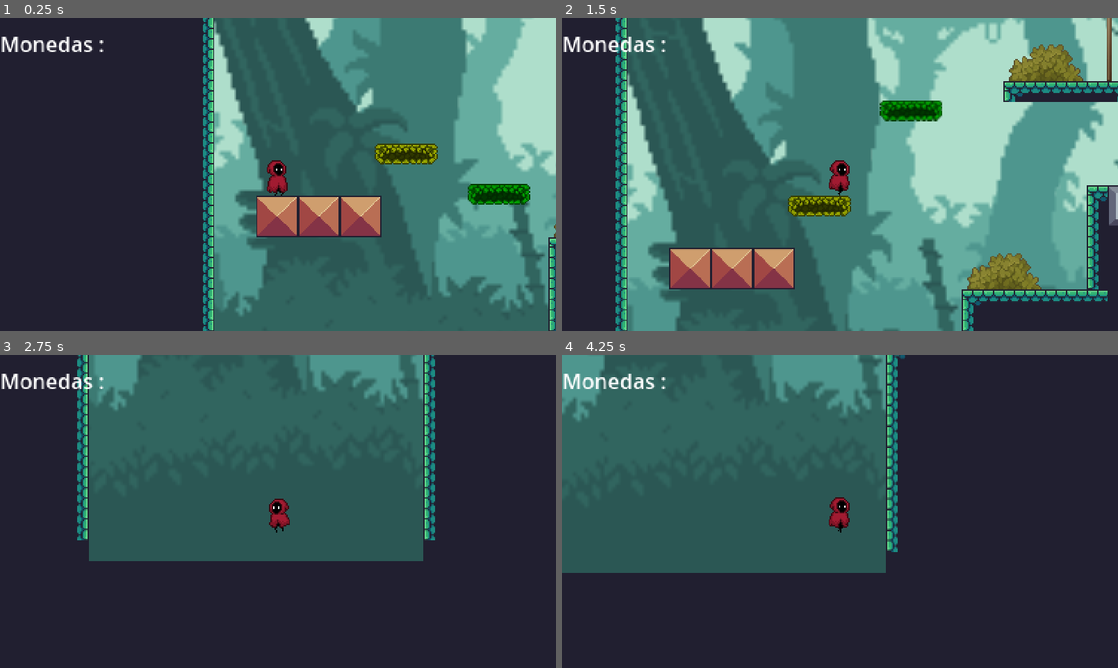
Above: before the commit, frames 1-4 (two rows, left to right).
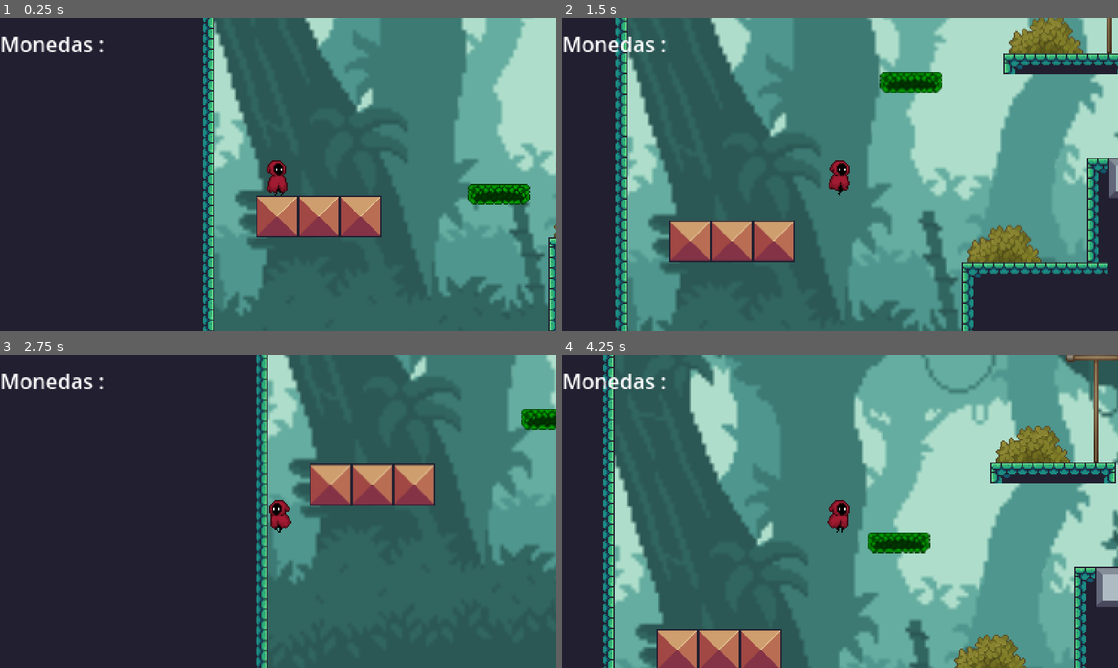
Above: after the commit, the same moments.

Repository: leopoldoval/segunda-oportunidad-polo-y-avila
Game: Godot game, scene res://world.tscn
Two runs of this game, one before a commit and one after it. Both use one fixed random seed, a clock stepped at 60 frames per second and the inputs below.
Inputs:
- Up to frame 1 (0.25 s): no input
- Up to frame 2 (1.5 s): tap Enter (ui_accept) at 0.5, 0.77 s; hold Right (ui_right) from 0.53 s (still down)
- Up to frame 3 (2.75 s): tap Enter (ui_accept) at 1.52 s; release Right (ui_right) at 2.03 s; hold Left (ui_left) from 2.03 s (still down)
- Up to frame 4 (4.25 s): release Left (ui_left) at 2.78 s; hold Right (ui_right) from 2.78 s (still down); tap Enter (ui_accept) at 3.02, 3.77 s

The runs differ from the first frame. In frame 1, 0.7% of the frame differs, in the area x 67-79%, y 40-47%; in frame 2, 31%; in frame 3, 65%; in frame 4, 79%, in the area x 0-100%, y 0-100%.

Commit message:
actualizacion

Diff:
--- a/world.tscn
+++ b/world.tscn
@@ -1714,21 +1714,21 @@
 position = Vector2(230, 5)
 
 [node name="plataforma" parent="." instance=ExtResource("4_aqk2v")]
-position = Vector2(-112, -109)
+position = Vector2(-70, -114)
 
 [node name="plataforma2" parent="." instance=ExtResource("4_aqk2v")]
 position = Vector2(108, -175)
 type = 1
 
 [node name="plataforma3" parent="." instance=ExtResource("4_aqk2v")]
-position = Vector2(391, -210)
+position = Vector2(428, -194)
 type = 3
 
 [node name="plataforma4" parent="." instance=ExtResource("4_aqk2v")]
 position = Vector2(586, -87)
 
 [node name="Area2D5" parent="." instance=ExtResource("4_aqk2v")]
-position = Vector2(917, -85)
+position = Vector2(914, -69)
 type = 2
 
 [node name="reset_area" type="Area2D" parent="."]
@@ -1819,8 +1819,16 @@
 position = Vector2(390, 4)
 
 [node name="Area2D" parent="." instance=ExtResource("4_aqk2v")]
-position = Vector2(-397, -32)
-type = 3
+position = Vector2(1023, -68)
+type = 2
+
+[node name="Area2D2" parent="." instance=ExtResource("4_aqk2v")]
+position = Vector2(1127, -69)
+type = 2
+
+[node name="Area2D3" parent="." instance=ExtResource("4_aqk2v")]
+position = Vector2(1220, -69)
+type = 2
 
 [connection signal="body_entered" from="caliz" to="Player" method="_on_caliz_body_entered"]
 [connection signal="body_entered" from="reset_area" to="Player" method="_on_reset_area_body_entered"]
